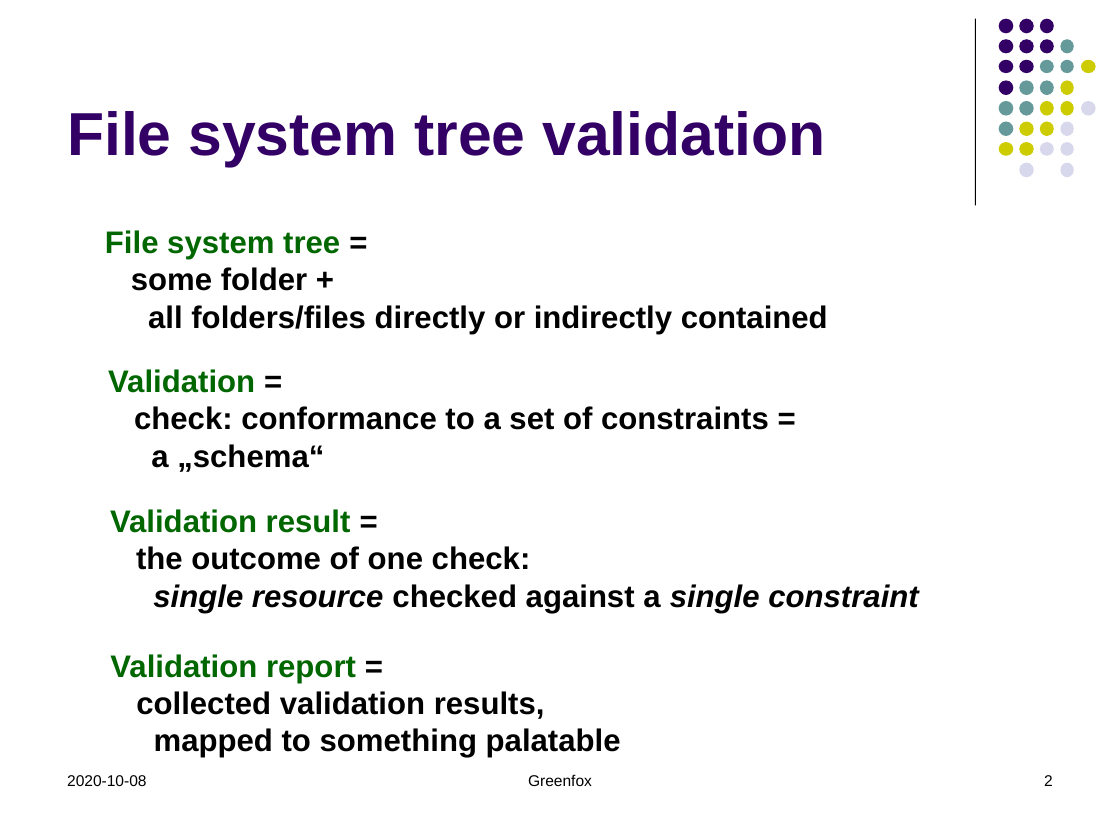
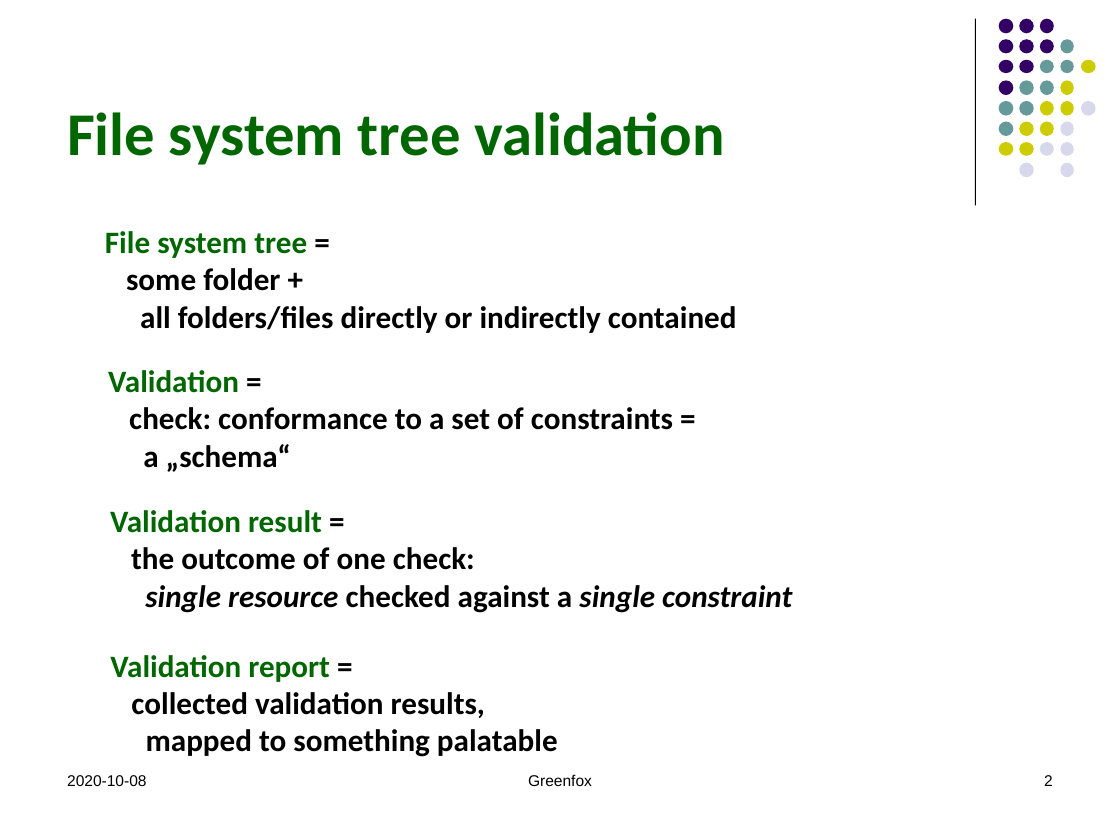
Before and after one commit to hrennau/greenfox, a slide deck: slide 2 of declarative-amsterdam-2020/an-introduction-to-greenfox/introduction-to-greenfox-part1.pptx. Drawn at 1120x840 pixels with LibreOffice and Linux fonts; fonts in the diff are those of the drawing. Boxes give left, top, right and bottom in pixels: in the first picture for what was removed or moved away, otherwise in the second. Text is boxed around its words. In the diff, an @@ line names an element or a change of style, - is before the commit and + after.

Commit message:
Example schemas improved.

```diff
--- a/declarative-amsterdam-2020/an-introduction-to-greenfox/introduction-to-greenfox-part1.pptx
+++ b/declarative-amsterdam-2020/an-introduction-to-greenfox/introduction-to-greenfox-part1.pptx
@@ title "File system tree validation" at box(67, 112, 725, 165): font Arial to Calibri, text colour #330066 to #006600 @@
@@ font Arial to Calibri in 4 elements at box(105, 231, 737, 333), box(108, 370, 673, 472), box(110, 510, 792, 613), box(110, 655, 558, 757) @@
```
Also in this commit, not shown: 8 other slides changed, 8 slides added, 2 other files.
